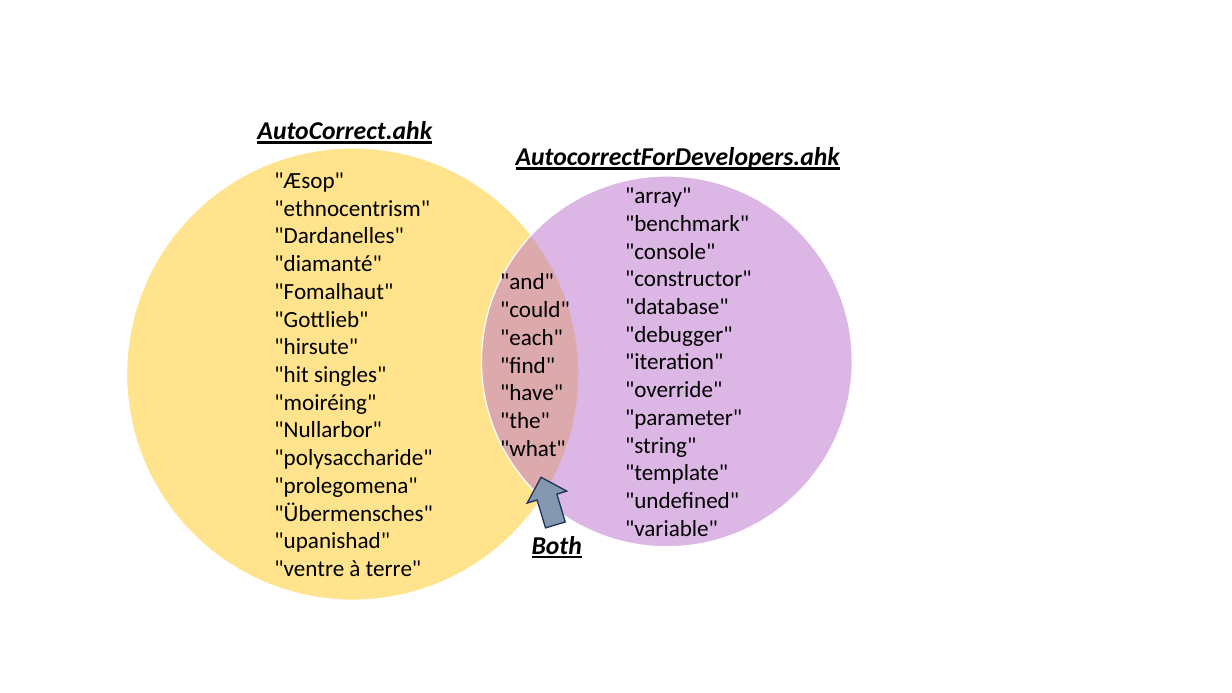
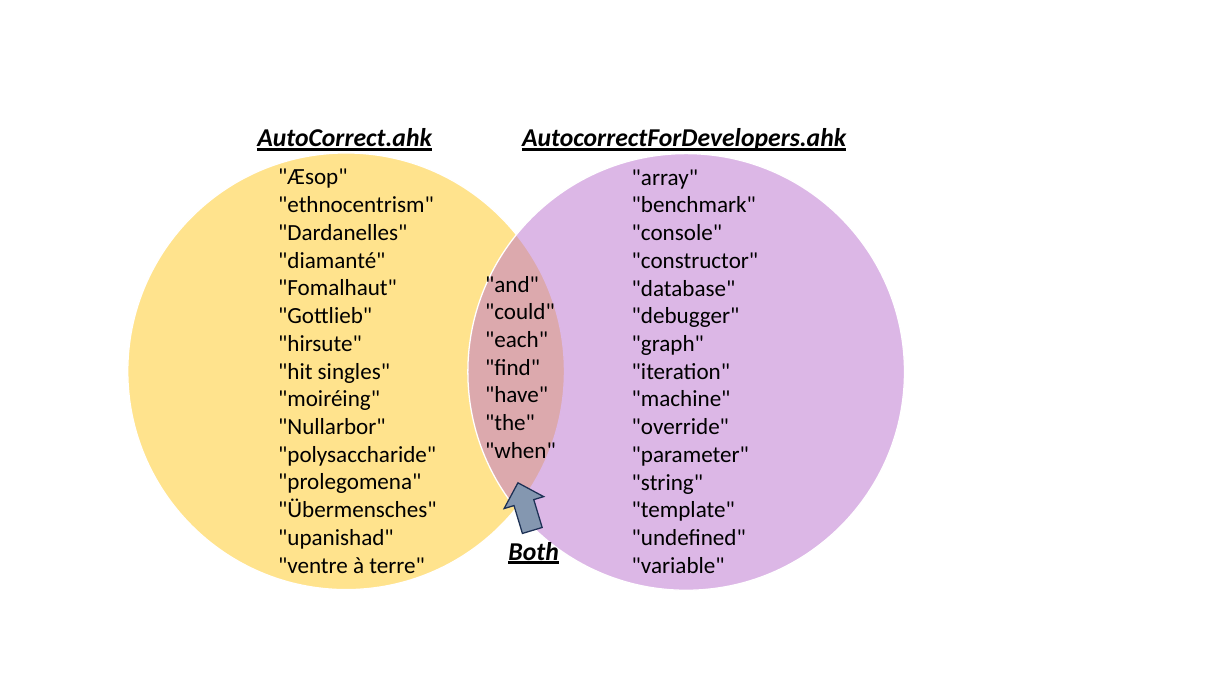
Before and after one commit to tnear/AutocorrectForDevelopers, a slide deck: slide 2 of assets/Graphics.pptx. Drawn at 1232x693 pixels with LibreOffice and Linux fonts; fonts in the diff are those of the drawing. Boxes give left, top, right and bottom in pixels: in the first picture for what was removed or moved away, otherwise in the second. Text is boxed around its words. In the diff, an @@ line names an element or a change of style, - is before the commit and + after.

Commit message:
New rules and updated graphics

```diff
--- a/assets/Graphics.pptx
+++ b/assets/Graphics.pptx
@@ text "AutoCorrect.ahk": place and size @@
-text "AutoCorrect.ahk" at bbox=[257, 121, 432, 144]
+text "AutoCorrect.ahk" at bbox=[257, 128, 432, 151]
@@ text "AutocorrectForDevelopers.ahk": place and size @@
-text "AutocorrectForDevelopers.ahk" at bbox=[516, 147, 840, 170]
+text "AutocorrectForDevelopers.ahk" at bbox=[522, 128, 846, 151]
@@ freeform shape: place and size @@
-freeform shape at bbox=[127, 148, 579, 601]
+freeform shape at bbox=[128, 153, 565, 591]
@@ text ""Æsop"" rewrapped from bbox=[274, 172, 432, 576] to bbox=[278, 168, 436, 579] @@
@@ freeform shape: place and size @@
-freeform shape at bbox=[482, 176, 852, 546]
+freeform shape at bbox=[468, 153, 905, 591]
@@ text ""array"": place and size @@
-text ""array"" at bbox=[625, 187, 751, 542]
+text ""array"" at bbox=[632, 169, 758, 573]
@@ text ""and"": place and size @@
-text ""and"" at bbox=[500, 270, 570, 462]
+text ""and"" at bbox=[485, 272, 556, 464]
@@ text at bbox=[632, 335, 704, 355]: paragraph added @@
+"graph"
@@ text at bbox=[485, 414, 556, 464]: text changed @@
-"the"
-"what"
+"the"
+"when"
@@ text at bbox=[632, 390, 731, 406]: paragraph added @@
+"machine"
@@ right arrow: place and size @@
-right arrow at bbox=[521, 471, 575, 531]
+right arrow at bbox=[498, 477, 552, 537]
@@ text "Both": place and size @@
-text "Both" at bbox=[532, 536, 582, 558]
+text "Both" at bbox=[508, 542, 558, 564]
```
Also in this commit, not shown: 6 other files.
